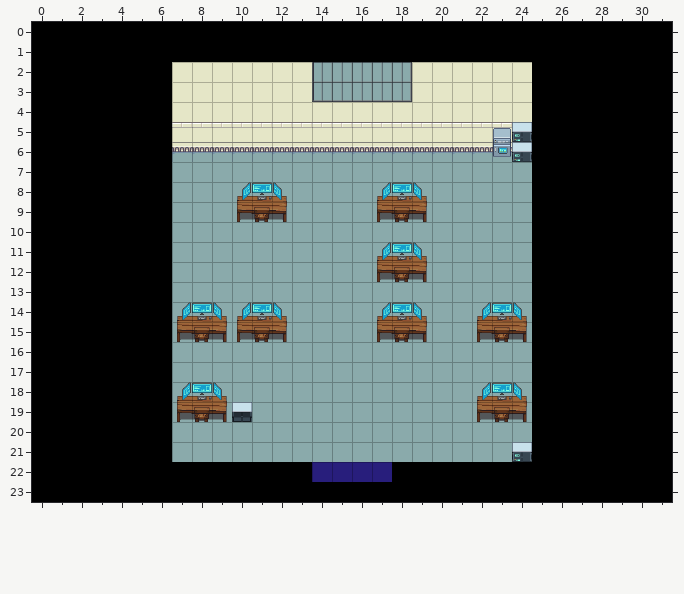
Tiled map: assets/maps/salleS36.tmx. This is how it looked before the edit.
Cells are 32x32 px. Shown: x 0..31, y 0..23.
The same view after the edit:
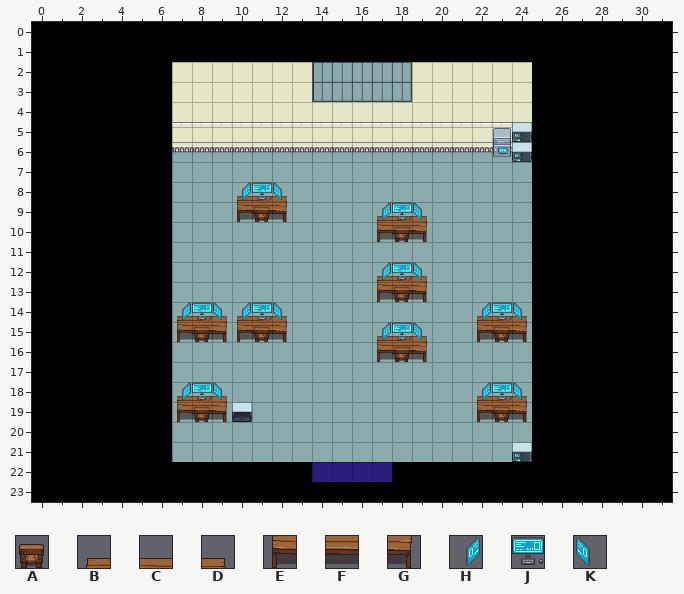
Key: from "Interior": A 441, B 442, C 443, D 444, E 474, F 475, G 476; from "pixel-cyberpunk-interior": H 48, J 49, K 50.
_ is an empty cell.
The commit says: correction salle ordi
The exact change:
Layer "tables 99":
y 8: x 17..19 BCD -> ___
y 9: x 17..19 EFG -> BCD
y 10: x 17..19 ___ -> EFG
y 11: x 17..19 BCD -> ___
y 12: x 17..19 EFG -> BCD
y 13: x 17..19 ___ -> EFG
y 14: x 17..19 BCD -> ___
y 15: x 17..19 EFG -> BCD
y 16: x 17..19 ___ -> EFG
Layer "chaise 99":
y 9: x 18 A -> _
y 10: x 18 _ -> A
y 12: x 18 A -> _
y 13: x 18 _ -> A
y 15: x 18 A -> _
y 16: x 18 _ -> A
Layer "ordinateur 99":
y 8: x 17..19 HJK -> ___
y 9: x 17..19 ___ -> HJK
y 11: x 17..19 HJK -> ___
y 12: x 17..19 ___ -> HJK
y 14: x 17..19 HJK -> ___
y 15: x 17..19 ___ -> HJK
